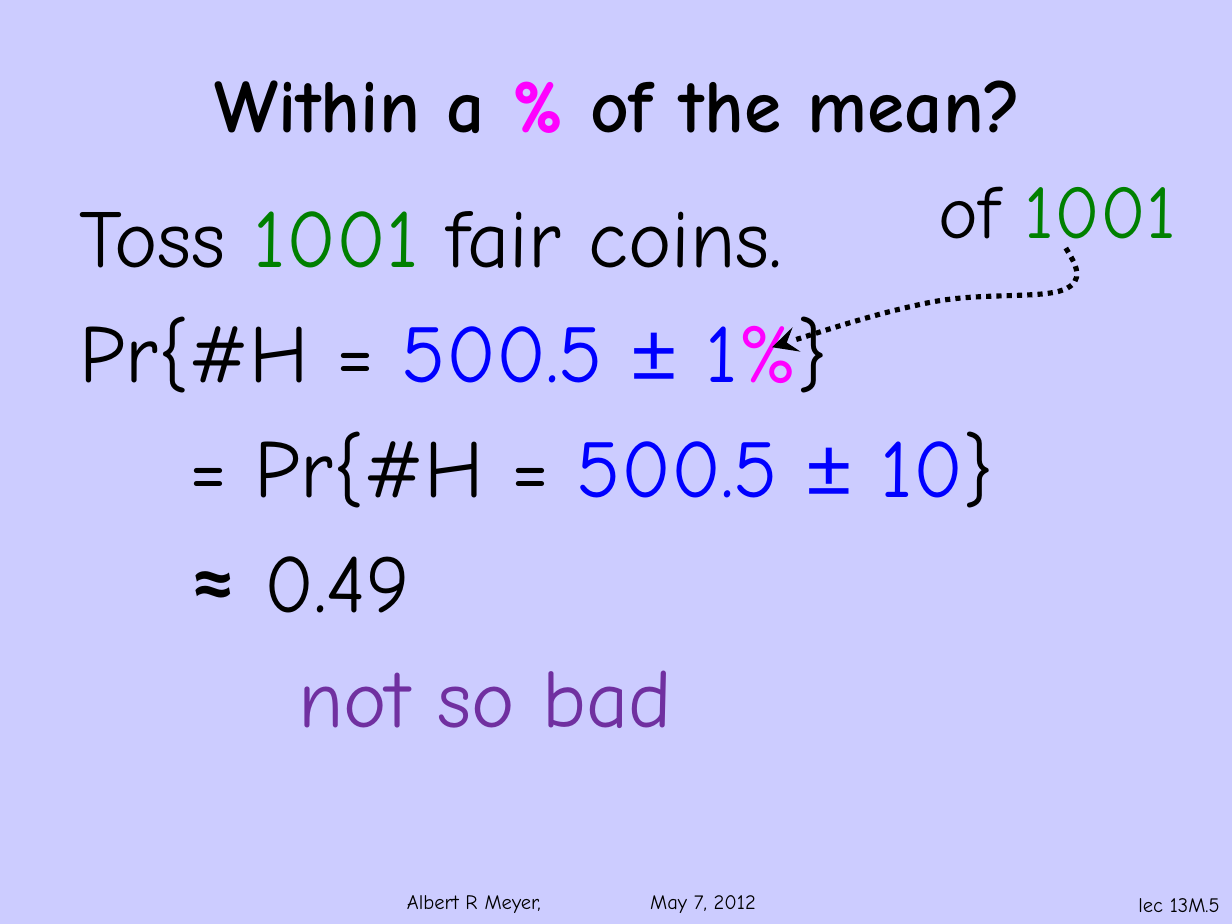
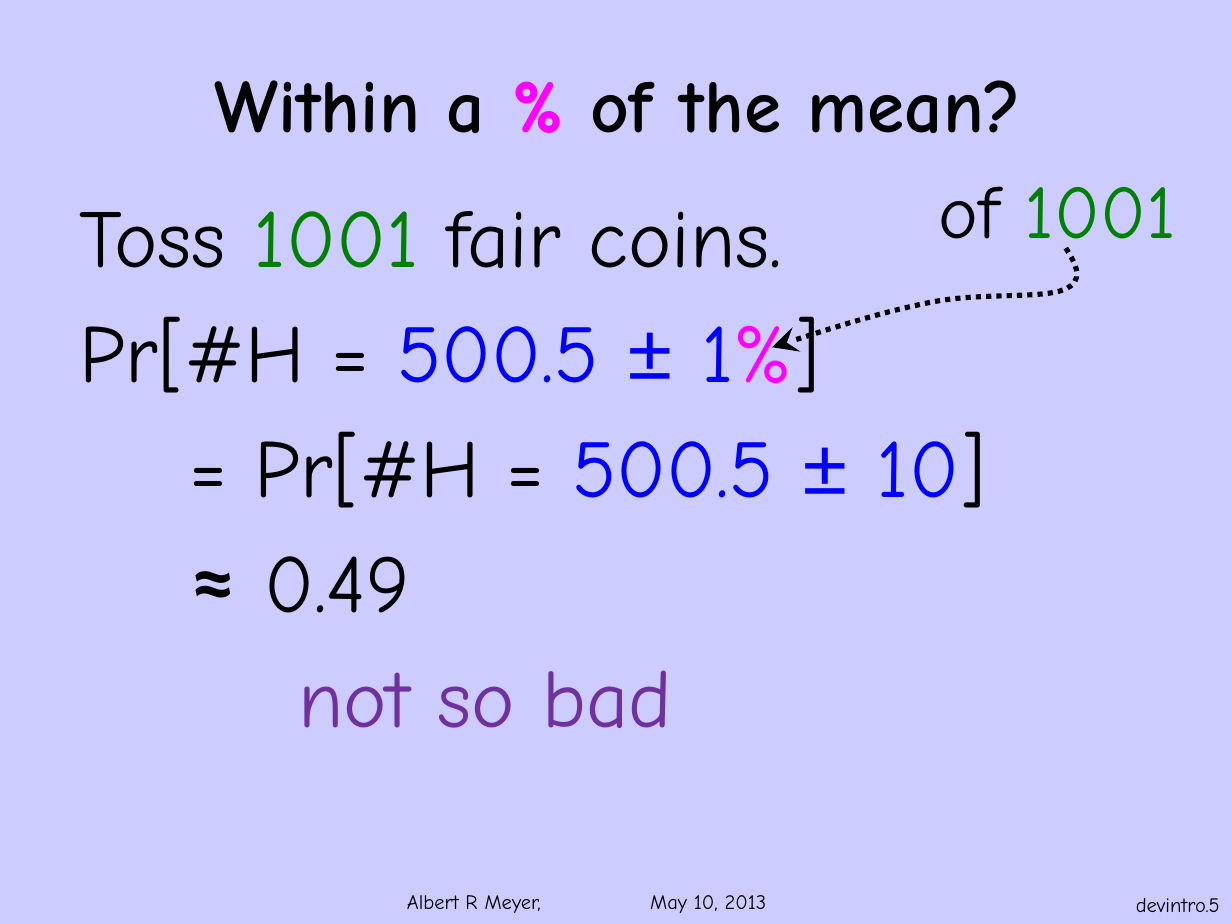
Before and after one commit to armeyer/mcs_web, a slide deck: slide 5 of spring13/slides13/deviation-intro.pptx. Drawn at 1232x924 pixels with LibreOffice and Linux fonts; fonts in the diff are those of the drawing; background and template pictures are left out. Boxes give left, top, right and bottom in pixels: in the first picture for what was removed or moved away, otherwise in the second. Text is boxed around its words. In the diff, an @@ line names an element or a change of style, - is before the commit and + after.

```diff
--- a/spring13/slides13/deviation-intro.pptx
+++ b/spring13/slides13/deviation-intro.pptx
@@ text at box(80, 316, 985, 508): text changed @@
-Pr{#H = 500.5 ± 1%}
-= Pr{#H = 500.5 ± 10}
+Pr[#H = 500.5 ± 1%]
+= Pr[#H = 500.5 ± 10]
@@ text at box(407, 895, 767, 913): text changed @@
-Albert R Meyer, May 7, 2012
+Albert R Meyer, May 10, 2013
@@ page number at box(1136, 898, 1220, 912): text changed @@
-lec 13M.5
+devintro.5
```
Also in this commit, not shown: 10 other slides changed, 5 other files.
